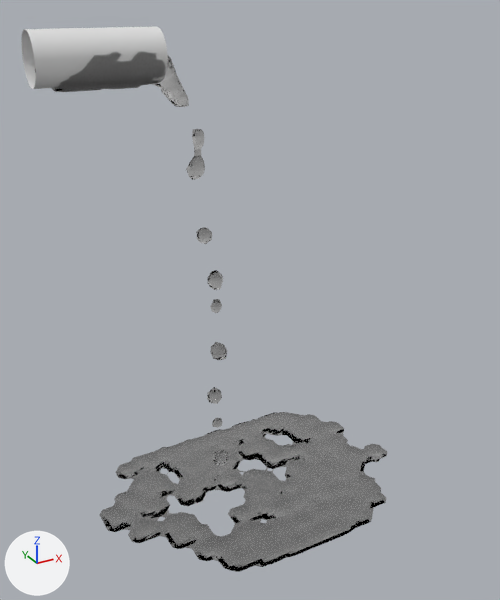
An edit to the Blender file Modelli/render/fontana/water.blend, drawn before and after from the same camera.
One viewpoint serves both versions: a camera (50 mm lens) standing at (-9.5, -26.5, 8.2) and looking at (5.4, 0.6, -5.3). Every picture has the same lights, and +X, +Y and +Z are marked at lower left.

Before the edit, the objects in view are built like this:
```python
me_cube = bpy.data.meshes.new('Cube')
me_cube.from_pydata(...)  # 5222 vertices, 10444 faces; spans x -0.37..1.34, y -0.95..0.82, z -0.98..0.93
me_cube.materials.append(mat_material_002)
me_mesh = bpy.data.meshes.new('Mesh')
me_mesh.from_pydata(...)  # 624 vertices, 576 faces; spans x -3.9..1.0, y -1.0..1.0, z -1.0..1.0
me_mesh.polygons.foreach_set('use_smooth', [True] * 576)
me_sphere = bpy.data.meshes.new('Sphere')
me_sphere.from_pydata(...)  # a UV sphere (32 segments, 16 rings, poles along z) spanning x -1.0..1.0, y -1.0..1.0, z -1.0..1.0
ob_beziercurve = bpy.data.objects.new('BezierCurve', me_mesh)
ob_beziercurve.location = (0.0, 0.0, 6.15)
ob_dominio_acqua = bpy.data.objects.new('dominio-acqua', me_cube)
ob_dominio_acqua.location = (0.0, 0.0, -4.41)
ob_dominio_acqua.scale = (9.86, 6.04, 11.6)
_m = ob_dominio_acqua.modifiers.new('Smooth', 'SMOOTH')
_m.factor = 1.0
_m.iterations = 0
ob_sphere = bpy.data.objects.new('Sphere', me_sphere)
ob_sphere.location = (-2.86, 0.0, 6.09)
ob_sphere.scale = (0.764, 0.764, 0.764)
```
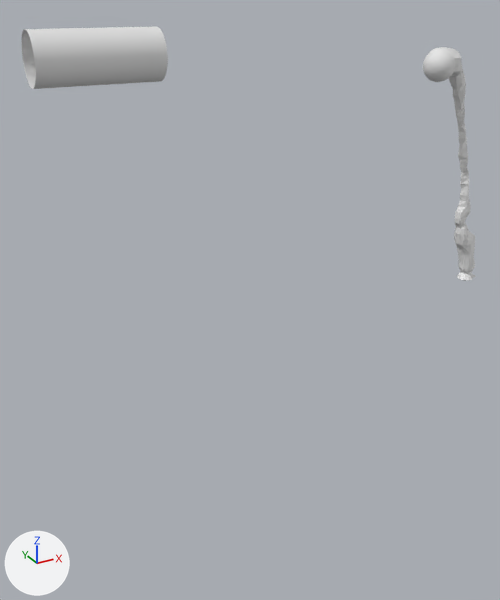
The newer file is also turned or shifted as a whole; pictures and numbers use the older file's frame.

Boxes [x1, y1, x2, y2] around the edits, measured in the pictures (500 x 600 px):
```json
{"object": "dominio-acqua", "change": "deleted", "before": [35, 51, 387, 572]}
{"object": "water", "change": "added", "after": [428, 47, 475, 281]}
{"object": "Sphere", "change": "moved", "after": [423, 49, 455, 82], "on screen": "not visible before"}
```

The change, as JSON lines over the scene's bpy script:
```json
{"op": "add", "block": "me_cube_001", "code": ["me_cube_001 = bpy.data.meshes.new('Cube.001')", "me_cube_001.from_pydata(...)  # 498 vertices, 992 faces; spans x -0.8..-0.1, y -0.08..0.13, z -0.96..0.84"]}
{"op": "set", "path": "ob_sphere.location", "old": "(-2.86, 0.0, 6.09)", "new": "(15.48, 0.0, 5.13)"}
{"op": "remove", "block": "ob_dominio_acqua", "code": ["ob_dominio_acqua = bpy.data.objects.new('dominio-acqua', me_cube)", "ob_dominio_acqua.location = (0.0, 0.0, -4.41)", "ob_dominio_acqua.scale = (9.86, 6.04, 11.6)", "_m = ob_dominio_acqua.modifiers.new('Smooth', 'SMOOTH')", "_m.factor = 1.0", "_m.iterations = 0"]}
{"op": "add", "block": "ob_water", "code": ["ob_water = bpy.data.objects.new('water', me_cube_001)", "ob_water.location = (20.68, 0.0, 0.0)", "ob_water.scale = (7.1, 7.1, 7.1)"]}
```
